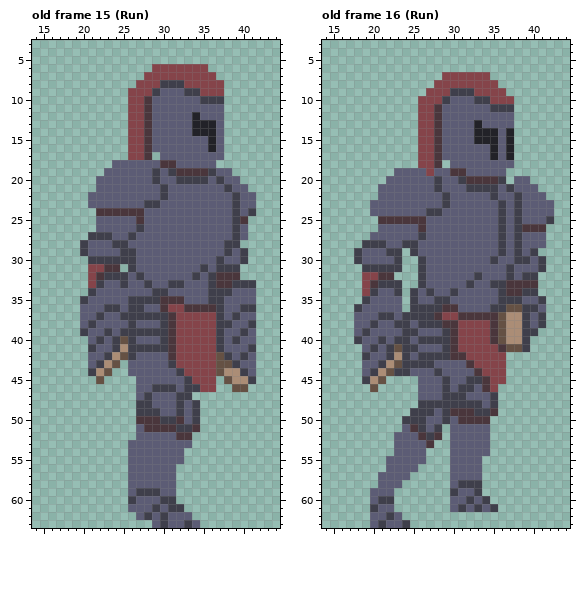
A pixel-art file gets an edit: Aseprite/MainCharacter.aseprite. Above: the version before the commit.
64x64 pixels, 37 frames. Shown: old frame 15 (Run): x 14..44, y 3..63; old frame 16 (Run): x 14..44, y 3..63. The commit also changed other frames, which this record leaves out.
After the commit:
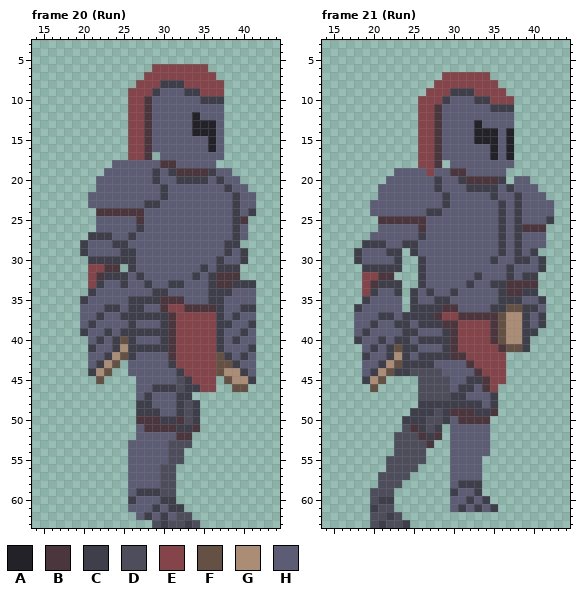
Palette (. is transparent): A #222228  B #4a363c  C #3f3f4b  D #4d4d5c  E #85444a  F #655144  G #ab8d76  H #5c5c75
The exact change:
frames 37 -> 42
Frame 20 (Run) against old frame 15 (Run), layers "Pierna D", "Pierna IZq":
Colour H becomes colour D in rows 45 to 46 at x 32; in rows 48 to 50 at x 33; in row 53 at x 31 to 33; in rows 54 to 55 at x 31 to 32; in rows 56 to 59 at x 30 to 31; in row 62 at x 32 to 33.
Colour H becomes colour D in row 63 at x 29, 31 to 32 and 34.
Frame 21 (Run) against old frame 16 (Run), layers "Pierna D", "Pierna IZq":
Colour C becomes colour D in row 44 at x 28; in rows 45 to 47 at x 29.
Colour H becomes colour D in row 44 at x 25 to 27; in rows 45 to 47 at x 26 to 28; in row 49 at x 28; in row 50 at x 27 to 28; in row 51 at x 24 and 27; in row 52 at x 23 to 25.
Colour H becomes colour D in rows 53 to 54 at x 23 to 26; in row 55 at x 22 to 26; in row 56 at x 22 to 25; in row 57 at x 21 to 24; in row 58 at x 21 to 23; in row 59 at x 20 to 22.
Colour H becomes colour D in row 60 at x 20; in row 61 at x 21 to 22; in row 62 at x 20 to 21 and 23; in row 63 at x 20 and 22 to 23.
